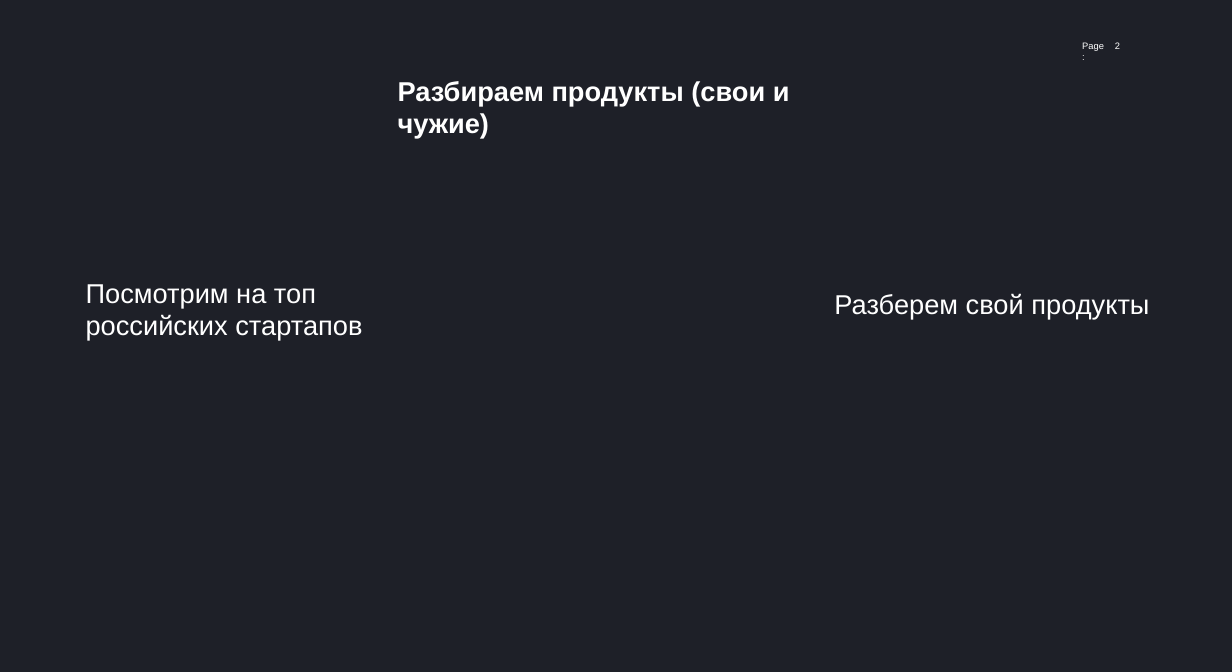
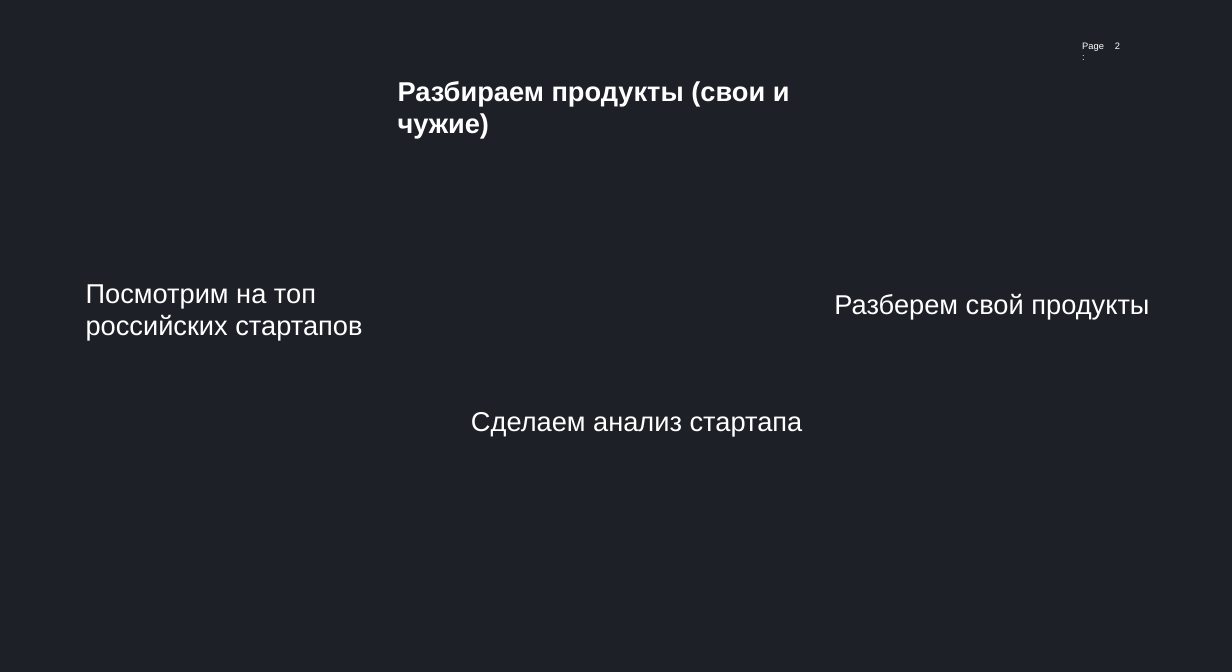
Before and after one commit to abat-voix/project-workshop, a slide deck: slide 2 of docs/мой_семинар/2.0 Разбираем продукты.pptx. Drawn at 1232x672 pixels with LibreOffice and Linux fonts; fonts in the diff are those of the drawing. Boxes give left, top, right and bottom in pixels: in the first picture for what was removed or moved away, otherwise in the second. Text is boxed around its words. In the diff, an @@ line names an element or a change of style, - is before the commit and + after.

```diff
--- a/docs/мой_семинар/2.0 Разбираем продукты.pptx
+++ b/docs/мой_семинар/2.0 Разбираем продукты.pptx
@@ text added at (471, 412, 803, 436), 35 pt, text #FFFFFF @@
+Сделаем анализ стартапа
```
Also in this commit, not shown: 1 other slide changed, 5 slides added, 4 other files.
